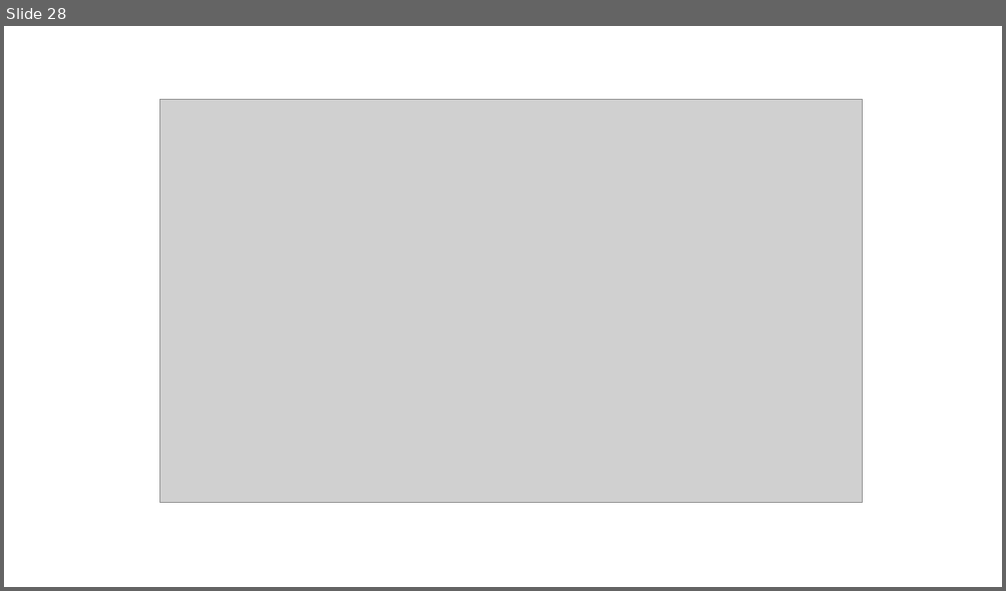
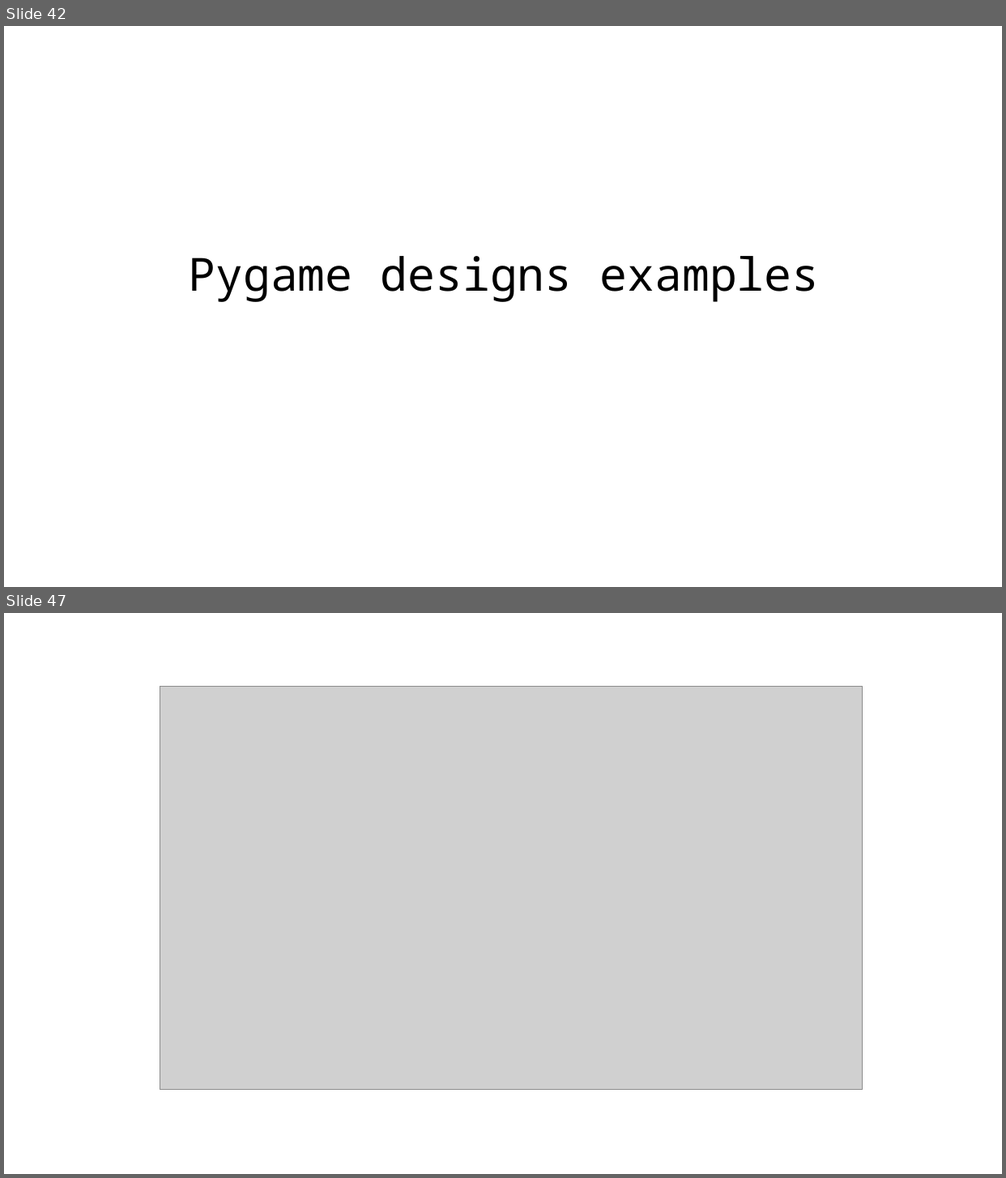
Before and after one commit to mmaleki92/python_teaching, a slide deck: design_patterns/ppt/Design Patterns.pptx. Shown one above the other, each under a label of ours: slide 28 before the commit, slides 42 and 47 after it; the slides between them are not shown. The pictures are 1006x591 and 1006x1178 pixels, drawn with LibreOffice and Linux fonts; fonts in the diff are those of the drawing; grey boxes stand for pictures. Boxes give left, top, right and bottom in pixels: in the first picture for what was removed or moved away, otherwise in the second. Text is boxed around its words. In the diff, an @@ line names an element or a change of style, - is before the commit and + after.

```diff
--- a/design_patterns/ppt/Design Patterns.pptx
+++ b/design_patterns/ppt/Design Patterns.pptx
@@ slide 42 added at (x1=4, y1=26, x2=1002, y2=587), background #FFFFFF @@
@@ title added at (x1=188, y1=256, x2=820, y2=302), 44 pt, text #000000 @@
+Pygame designs examples
@@ what was slide 28 is now slide 47 @@
```
Also in this commit, not shown: 19 other slides added, 1 slide removed, 2 other files.
